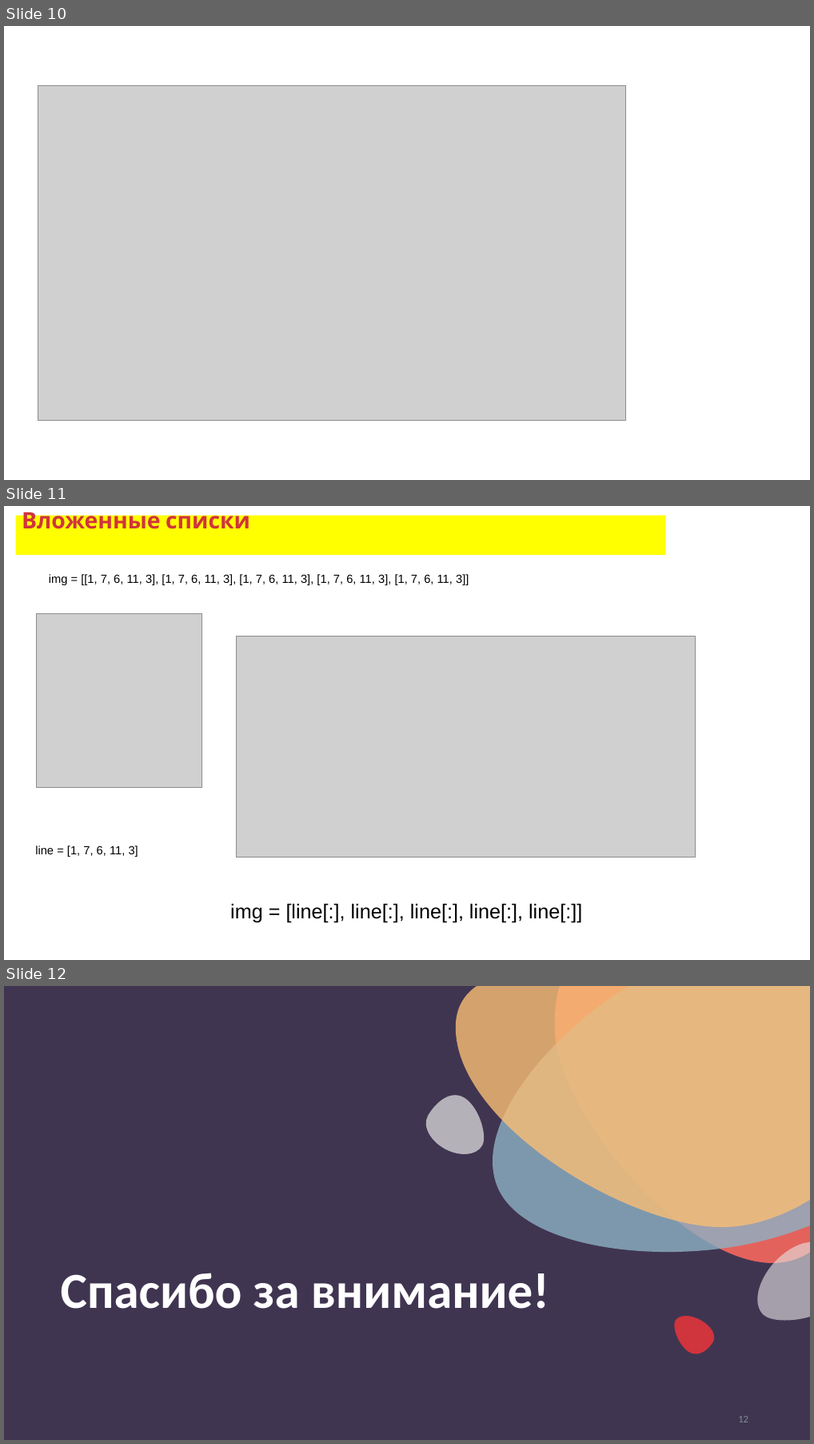
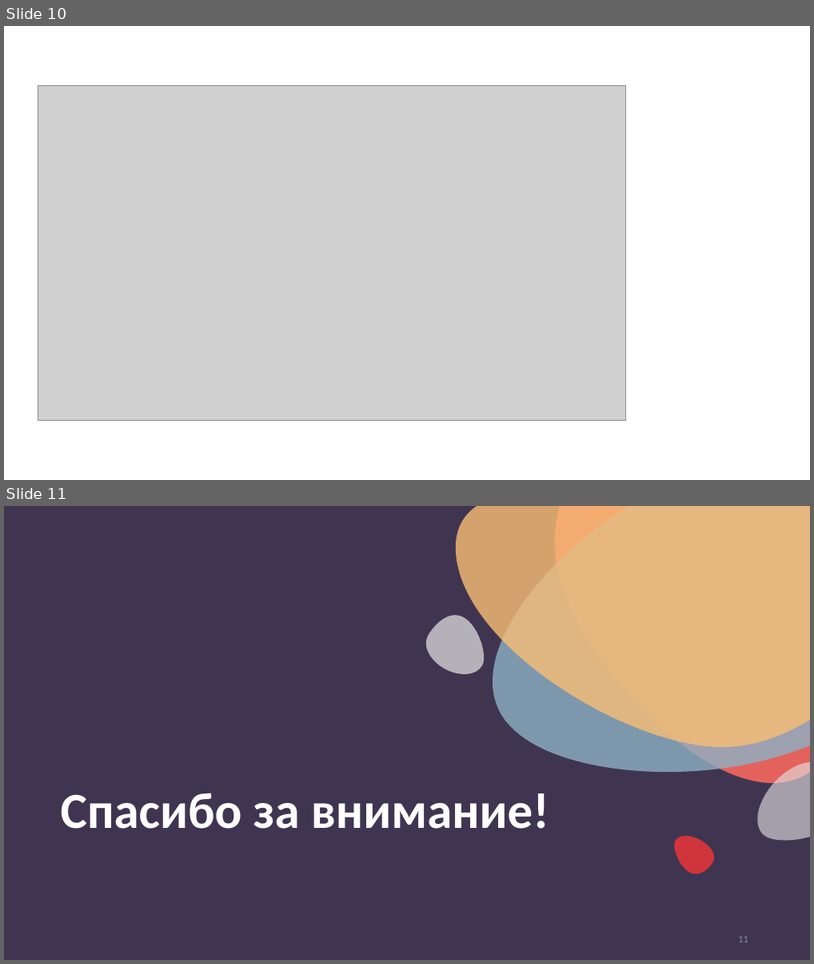
Before and after one commit to nesrv/python-for-odin.study, a slide deck: m3-3-Методы для работы со структурами данных/present.pptx. Shown one above the other, each under a label of ours: slides 10, 11 and 12 before the commit, slides 10 and 11 after it. The pictures are 814x1444 and 814x964 pixels, drawn with LibreOffice and Linux fonts; fonts in the diff are those of the drawing; grey boxes stand for pictures. Boxes give left, top, right and bottom in pixels: in the first picture for what was removed or moved away, otherwise in the second. Text is boxed around its words. In the diff, an @@ line names an element or a change of style, - is before the commit and + after.

```diff
--- a/m3-3-Методы для работы со структурами данных/present.pptx
+++ b/m3-3-Методы для работы со структурами данных/present.pptx
@@ slide 11 removed at (x1=4, y1=506, x2=810, y2=960), background #FFFFFF @@
@@ title removed at (x1=15, y1=515, x2=666, y2=554) @@
-Вложенные списки
@@ text removed at (x1=49, y1=574, x2=469, y2=585) @@
-img = [[1, 7, 6, 11, 3], [1, 7, 6, 11, 3], [1, 7, 6, 11, 3], [1, 7, 6, 11, 3], [1, 7, 6, 11, 3]]
@@ picture removed at (x1=36, y1=614, x2=202, y2=787) @@
@@ picture removed at (x1=236, y1=636, x2=695, y2=857) @@
@@ text removed at (x1=35, y1=845, x2=138, y2=856) @@
-line = [1, 7, 6, 11, 3]
@@ text removed at (x1=230, y1=903, x2=582, y2=923) @@
-img = [line[:], line[:], line[:], line[:], line[:]]
@@ what was slide 12 is now slide 11 @@
```
Also in this commit, not shown: 14 other files.
